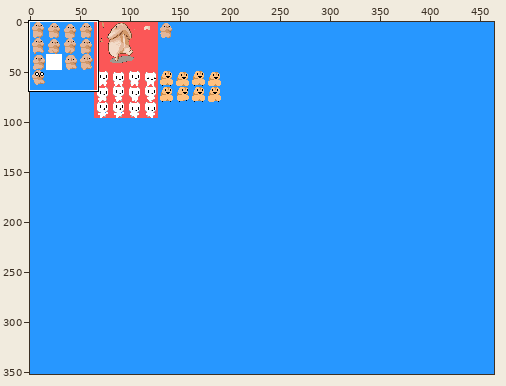
Sprite sheet -- innervision/gfx/sprPlayer.png. Above: a wide view before the commit, with the close-up outlined.
Close-up. Before:
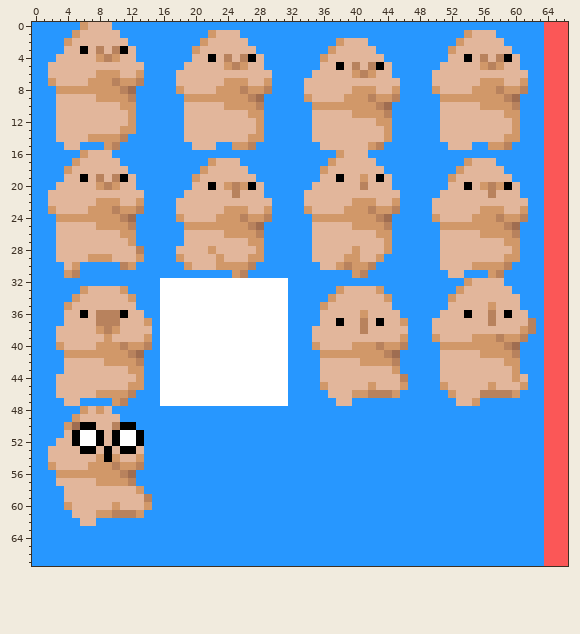
The file is 464x352 pixels. Colours within 5 levels of each other are drawn and written as one. Shown: x 0..66, y 0..67.
Once edited:
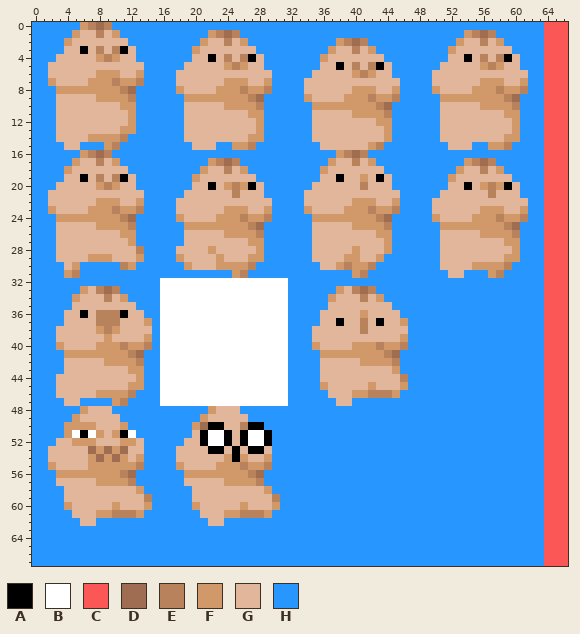
Palette (. is transparent): A #000000  B #ffffff  C #fb5757  D #9f6d51  E #b8825d  F #d19869  G #e2b69b  H #2797ff
What changed:
Changed rows in their new state; - is an unchanged pixel.
first column x 7:
 0 EDE-------------------------------------------------
 1 -E-F------------EDE-----------------------------EDE-
 2 -----------------E-F------------EDE--------------E-F
 3 ---------------------------------E-F----------------
first column x 7:
16 EDE-----------------------------EDE-----------------
17 -E-F------------EDE--------------E-F------------EDE-
18 -----------------E-F-----------------------------E-F
first column x 4:
32 --------------------------------------------------HHHHH----
33 ----EDEH----------------------------EDEH---------HHHHHHH---
34 -----E-FH----------------------------E-FH-------HHHHHHHHH--
35 H-------------------------------H---------------HHHHHHHHH--
36 -----------------------------------------------HHHHHHHHHHH-
37 ----------------------------------------------HHHHHHHHHHHHH
38 ----------------------------------------------HHHHHHHHHHHHH
39 ----------------------------------------------HHHHHHHHHHHH-
40 -----------------------------------------------HHHHHHHHHH--
41 -----------------------------------------------HHHHHHHHHH--
42 -----------------------------------------------HHHHHHHHHH--
43 -----------------------------------------------HHHHHHHHHH--
44 -----------------------------------------------HHHHHHHHHHH-
45 -----------------------------------------------HHHHHHHHHHH-
46 ------------------------------------------------HHHHHHHHH--
47 -------------------------------------------------HHH-------
48 ----G-------------FGGG-------------------------------------
49 -----------------FGGGGG------------------------------------
50 -FFF--GFH-------FDAAGGEAA----------------------------------
51 FBA-F-FA-H------GABBAGABBA---------------------------------
52 -FFFG-GFFG-----GGABBAGABBA---------------------------------
53 --GDFDFDG-----GGGGAAGAGAAG---------------------------------
54 ---FDFDF------GGGGGGFAFGGF---------------------------------
55 ------F-------FGGGGFFFEFFE---------------------------------
56 ---------------FFFFFFFFED----------------------------------
57 ---------------GGGGGFFFFE----------------------------------
58 ----------------GGGGGGGGGF---------------------------------
59 ----------------GGGGGGGGGGE--------------------------------
60 ----------------FGGGGGFGGGF--------------------------------
61 -----------------GGGFFEEEF---------------------------------
62 ------------------GG---------------------------------------
